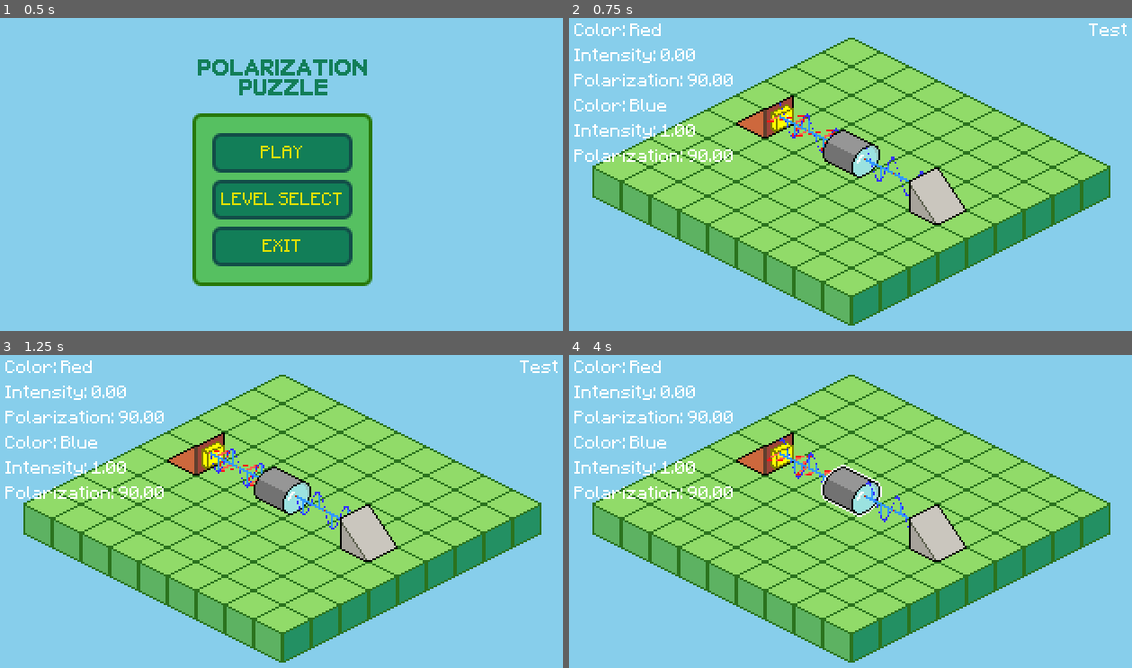
Above: before the commit, frames 1-4 (two rows, left to right).
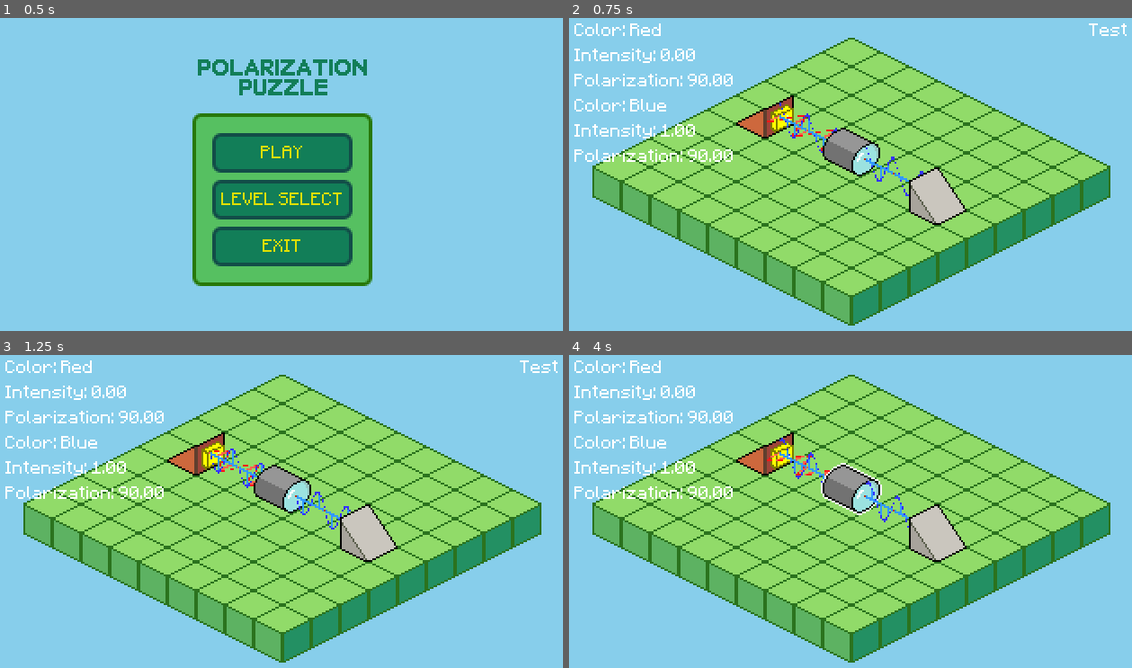
Above: after the commit, the same moments.

Repository: joshmoritty/polarization-puzzle
Game: Godot game, scene res://scenes/main_menu.tscn
Two runs of this game, one before a commit and one after it. Both use one fixed random seed, a clock stepped at 60 frames per second and the inputs below.
Inputs (mouse positions are in pixels of both pictures, inside the frame that each line leads up to):
- Up to frame 1 (0.5 s): no input
- Up to frame 2 (0.75 s): click "PLAY" at 0.5 s
- Up to frame 3 (1.25 s): no input
- Up to frame 4 (4 s): move the mouse to (979, 492) at 1.27 s; click (979, 492) at 1.42 s; drag from (737, 524) to (766, 445) at 2.02 s; move the mouse to (906, 436) at 2.77 s; click (906, 436) at 2.92 s; drag from (822, 574) to (850, 489) at 3.52 s

Frame 1 is identical in both runs. In frame 2, 0.3% of the frame differs, in the area x 45-56%, y 35-52%; in frame 3, 0.3%; in frame 4, 0.4%, in the area x 44-56%, y 34-52%.

Commit message:
feat: add junction sprites and standardize sprite naming

Diff:
--- a/scenes/level_1.tscn
+++ b/scenes/level_1.tscn
@@ -4,11 +4,11 @@
 [ext_resource type="PackedScene" uid="uid://c33juruhhvftm" path="res://scenes/gui.tscn" id="2_2os1m"]
 [ext_resource type="PackedScene" uid="uid://c5jeh6aawd8mg" path="res://scenes/sub_viewport.tscn" id="4_go7sj"]
 [ext_resource type="Texture2D" uid="uid://yuoce8fhr0w0" path="res://assets/isometric-sandbox-sheet.png" id="6_x2xxo"]
-[ext_resource type="Texture2D" uid="uid://kum6enib4nis" path="res://assets/object_sprites/source_DOWN_RIGHT.png" id="7_2cbcq"]
-[ext_resource type="Texture2D" uid="uid://dwyuvwo1i6kwn" path="res://assets/object_sprites/filter_RIGHT.png" id="7_2os1m"]
+[ext_resource type="Texture2D" uid="uid://kum6enib4nis" path="res://assets/object_sprites/source_1.png" id="7_2cbcq"]
+[ext_resource type="Texture2D" uid="uid://dwyuvwo1i6kwn" path="res://assets/object_sprites/filter_1_3.png" id="7_2os1m"]
 [ext_resource type="Script" uid="uid://dn6ueyc8url7j" path="res://scripts/game/multi_source.gd" id="8_isj1j"]
 [ext_resource type="Script" uid="uid://nsybol5vh4m7" path="res://scripts/game/filter.gd" id="10_tr1x6"]
-[ext_resource type="Texture2D" uid="uid://bsjkegad250wb" path="res://assets/object_sprites/sensor_DOWN_RIGHT.png" id="11_d5akn"]
+[ext_resource type="Texture2D" uid="uid://bsjkegad250wb" path="res://assets/object_sprites/sensor_1.png" id="11_d5akn"]
 [ext_resource type="Script" uid="uid://4kueu8k0s2jv" path="res://scripts/game/sensor.gd" id="12_wbtxt"]
 [ext_resource type="Script" uid="uid://ccipymiuceyxj" path="res://scripts/game/camera.gd" id="13_x2fux"]
 
@@ -108,20 +108,17 @@
 intensity_2 = 1
 polar_2 = 90
 color_2 = 3
-dir = 1
 
 [node name="Filter" type="Sprite2D" parent="ObjectTiles"]
 position = Vector2(0, -16)
 texture = ExtResource("7_2os1m")
 script = ExtResource("10_tr1x6")
-dir = 1
 polar = 90
 
 [node name="Sensor" type="Sprite2D" parent="ObjectTiles"]
 position = Vector2(48, 8)
 texture = ExtResource("11_d5akn")
 script = ExtResource("12_wbtxt")
-dir = 1
 
 [node name="Camera" type="Camera2D" parent="."]
 position = Vector2(160, 90)
--- a/scripts/game/light_data.gd
+++ b/scripts/game/light_data.gd
@@ -1,6 +1,6 @@
 class_name LightData
 
-enum Dir {UP_RIGHT, DOWN_RIGHT, DOWN_LEFT, UP_LEFT}
+enum Dir {DOWN_RIGHT, DOWN_LEFT, UP_LEFT, UP_RIGHT}
 
 var dir: Dir
 var intensity: float
Binary file added: assets/object_sprites/filter_1_3.png
Not shown, changed: assets/object_sprites/filter_1_3.png.import
Binary file added: assets/object_sprites/filter_2_4.png
Not shown, added: assets/object_sprites/filter_2_4.png.import
Binary file removed: assets/object_sprites/filter_LEFT.png
Binary file removed: assets/object_sprites/filter_RIGHT.png
Binary file added: assets/object_sprites/junction_1_2.png
Not shown, added: assets/object_sprites/junction_1_2.png.import
Binary file added: assets/object_sprites/junction_1_2_3.png
Not shown, changed: assets/object_sprites/junction_1_2_3.png.import
Binary file added: assets/object_sprites/junction_1_2_3_4.png
Not shown, changed: assets/object_sprites/junction_1_2_3_4.png.import
(and 28 more such lines)
